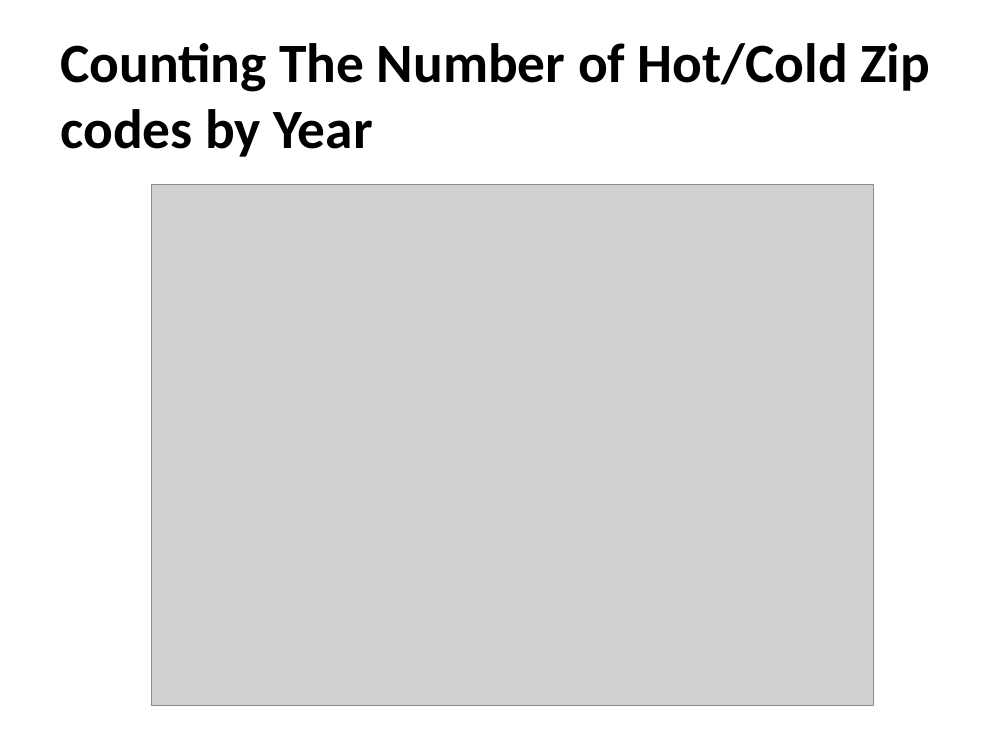
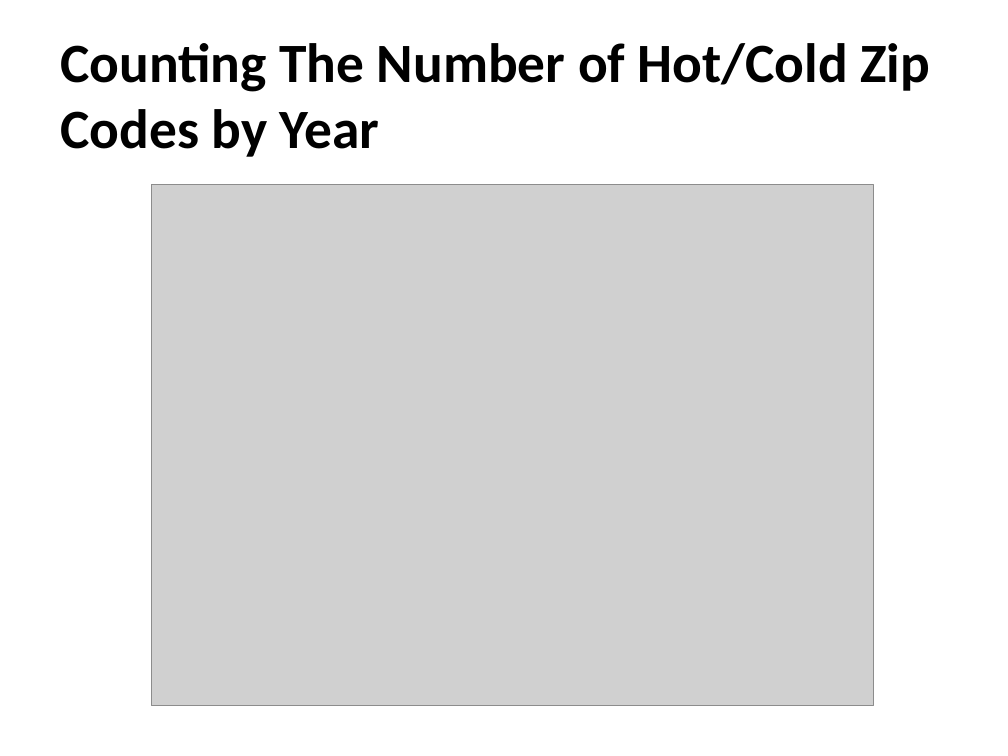
Before and after one commit to wlau0721/sliderule, a slide deck: slide 8 of CapstoneProject/CapstoneFinalReportPresentation-RentalInvestmentAnalysis.pptx. Drawn at 1008x756 pixels with LibreOffice and Linux fonts; fonts in the diff are those of the drawing; grey boxes stand for pictures. Boxes give left, top, right and bottom in pixels: in the first picture for what was removed or moved away, otherwise in the second. Text is boxed around its words. In the diff, an @@ line names an element or a change of style, - is before the commit and + after.

```diff
--- a/CapstoneProject/CapstoneFinalReportPresentation-RentalInvestmentAnalysis.pptx
+++ b/CapstoneProject/CapstoneFinalReportPresentation-RentalInvestmentAnalysis.pptx
@@ title at box(60, 43, 930, 157): text changed @@
-Counting The Number of Hot/Cold Zip codes by Year
+Counting The Number of Hot/Cold Zip Codes by Year
```
Also in this commit, not shown: 12 other slides changed, 2 slides added, 2 other files.
